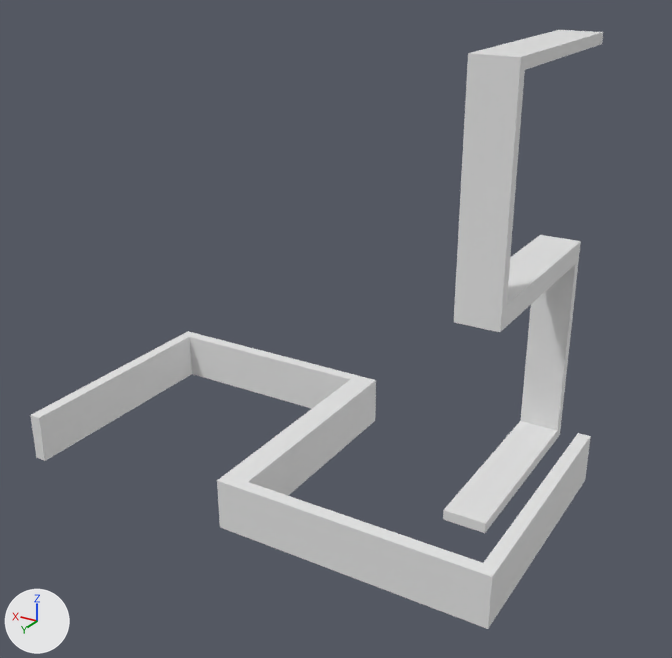
The OBJ model data/bmc/SET_4W2C/t_428.obj: old version first, new version second.
One viewpoint serves both versions: a 50 mm lens placed at (-0.891, 1.613, 0.706), pointed at (0.041, 0.06, -0.071). Arrows for +X, +Y and +Z are at lower left; the lights stay in place. Where no turn or scale is listed for an object, it has been applied to the vertices.

In view in the first picture: 't_428'.
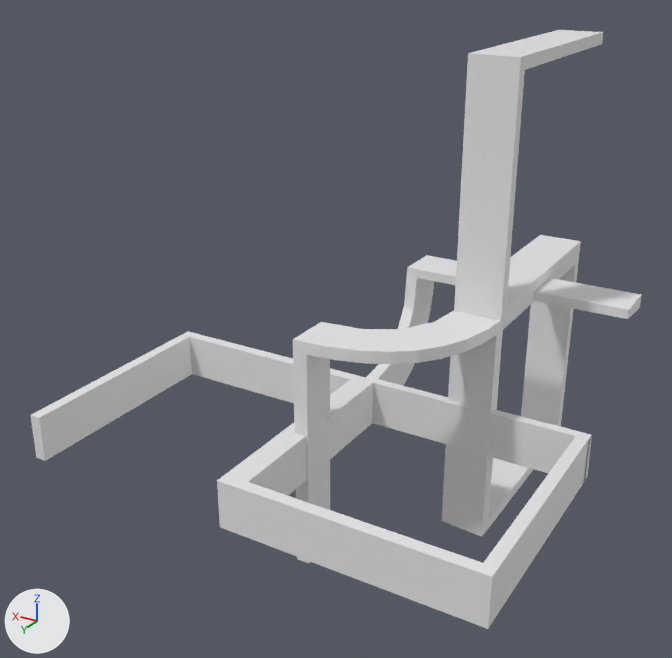
Boxes [x1, y1, x2, y2] around the edits, measured in the pictures (672 x 658 px; the box of a moved part takes in the faces that stretch with it):
't_428', reshaped (7% wider)
    before: [30, 30, 603, 629]
    after: [30, 30, 642, 629]
part 1 of me_t_428, added
    after: [364, 255, 642, 482]
part 2 of me_t_428, added
    after: [293, 311, 503, 563]
part 3 of me_t_428, moved or reshaped
    before: [454, 53, 521, 332]
    after: [454, 53, 521, 327]

The change, as a list of edits to the scene's bpy script:
```text
Change me_t_428:
    used by ob_t_428; location = (0.0, 0.0, 0.0)
    remove me_t_428.from_pydata(...)  # 60 vertices, 110 faces; spans x -0.5..0.5, y -0.5..0.5, z -0.5..0.5
    add me_t_428.from_pydata(...)  # 204 vertices, 390 faces; spans x -0.5..0.5, y -0.5..0.5, z -0.5..0.5
    me_t_428 part 1: a new loose piece of 72 vertices spanning x -0.5..0.0, y -0.286..0.014, z -0.3..0.0
    me_t_428 part 2: a new loose piece of 72 vertices spanning x -0.3..0.0, y -0.014..0.286, z -0.5..0.0
    me_t_428 part 3
    18 faces are deleted
    18 new faces join them
```
